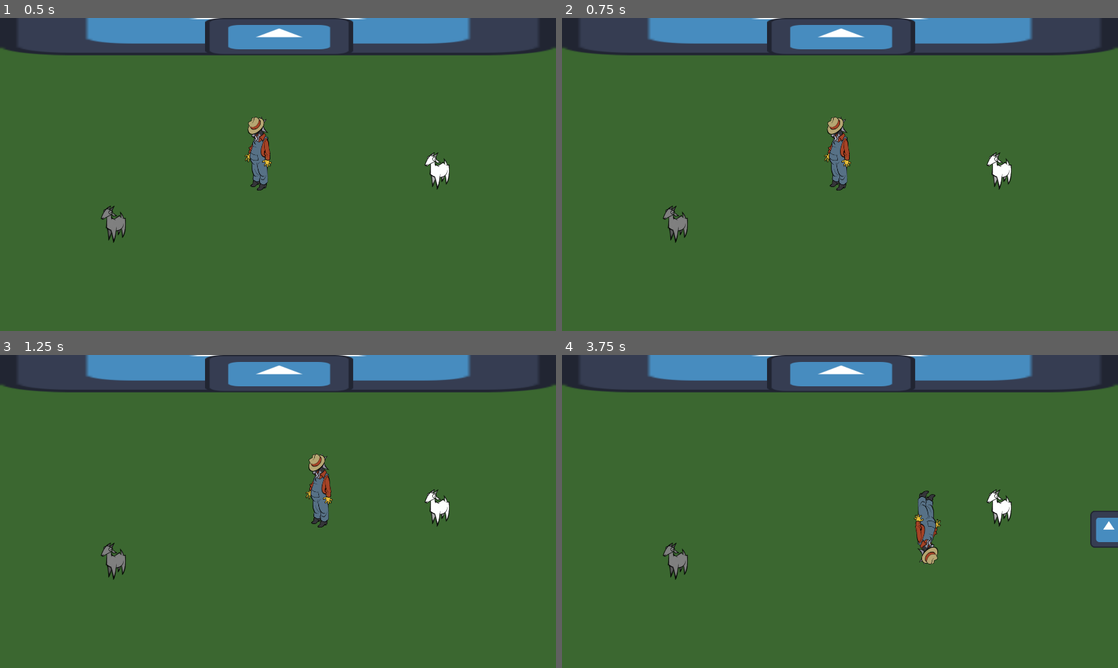
Above: before the commit, frames 1-4 (two rows, left to right).
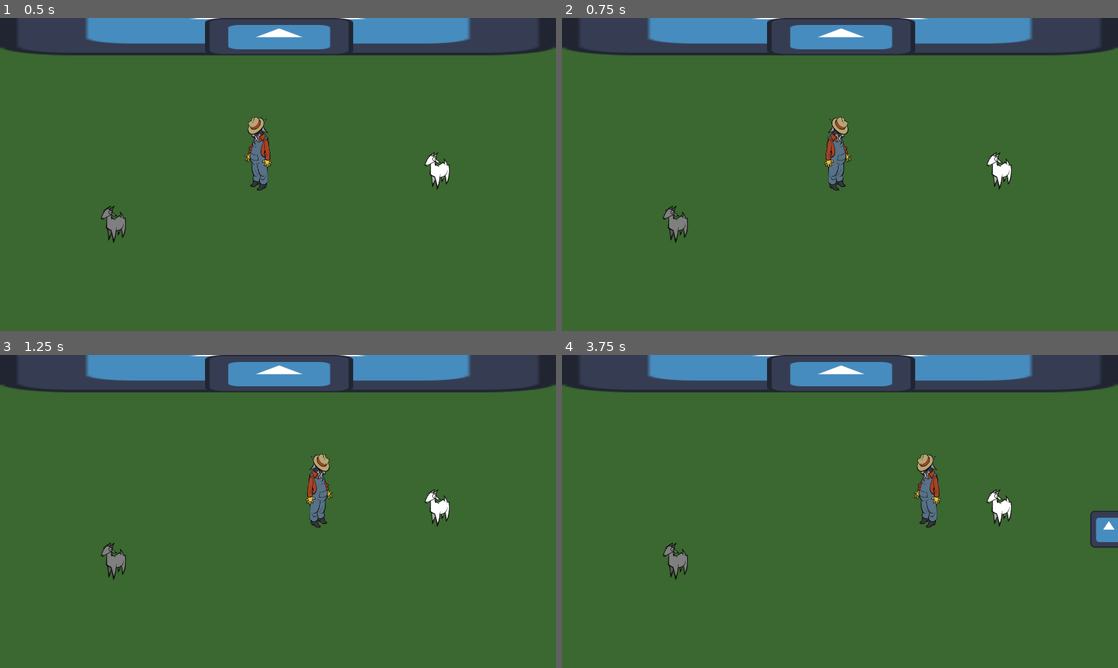
Above: after the commit, the same moments.

Repository: jadicodes/goat-game
Game: Godot game, scene res://farm/farm.tscn
The game is run twice, just before and just after one commit, with the same random seed, the same clock (stepped at 60 frames per second) and the same inputs. The engine's default icon, where the game draws it, is replaced by a stand-in: a white triangle on a blue panel in a dark square.
Inputs (mouse positions are in pixels of both pictures, inside the frame that each line leads up to):
- Up to frame 1 (0.5 s): no input
- Up to frame 2 (0.75 s): tap Enter at 0.5 s; move the mouse to (962, 158) at 0.52 s; hold D (move_right) from 0.53 s (still down); hold E (interact) from 0.53 s (still down); click (962, 158) at 0.67 s
- Up to frame 3 (1.25 s): keep holding D (move_right); keep holding E (interact)
- Up to frame 4 (3.75 s): release D (move_right) at 1.25 s; release E (interact) at 1.25 s; drag from (728, 527) to (812, 574) at 1.27 s; tap Space at 2 s; move the mouse to (895, 442) at 2.02 s; hold D (move_right) 2.03-2.75 s; tap Alt at 2.1 s; drag from (812, 574) to (673, 464) at 2.77 s; move the mouse to (1006, 558) at 3.52 s; hold A (move_left) from 3.53 s (still down); hold E (interact) from 3.53 s (still down)

Frame 1 is identical in both runs. In frame 2, 0.6% of the frame differs, in the area x 47-52%, y 31-56%; in frame 3, 0.6%; in frame 4, 1.1%, in the area x 63-69%, y 31-67%.

Commit message:
Update farmer sprite based on movement

Diff:
--- a/project/farmer/farmer.gd
+++ b/project/farmer/farmer.gd
@@ -6,6 +6,7 @@
 var _following_goats: Array[Goat] = []
 
 @onready var hit_cast: RayCast2D = %HitCast
+@onready var sprite: Sprite2D = $Sprite2D
 
 
 func _physics_process(_delta: float) -> void:
@@ -16,7 +17,10 @@
 	if dir != Vector2.ZERO:
 		velocity = velocity.normalized() * speed
 
-	look_at(global_position + velocity)
+	if dir.x != 0:
+		sprite.flip_h = dir.x > 0
+
+	hit_cast.look_at(position + dir)
 
 	move_and_slide()
 
